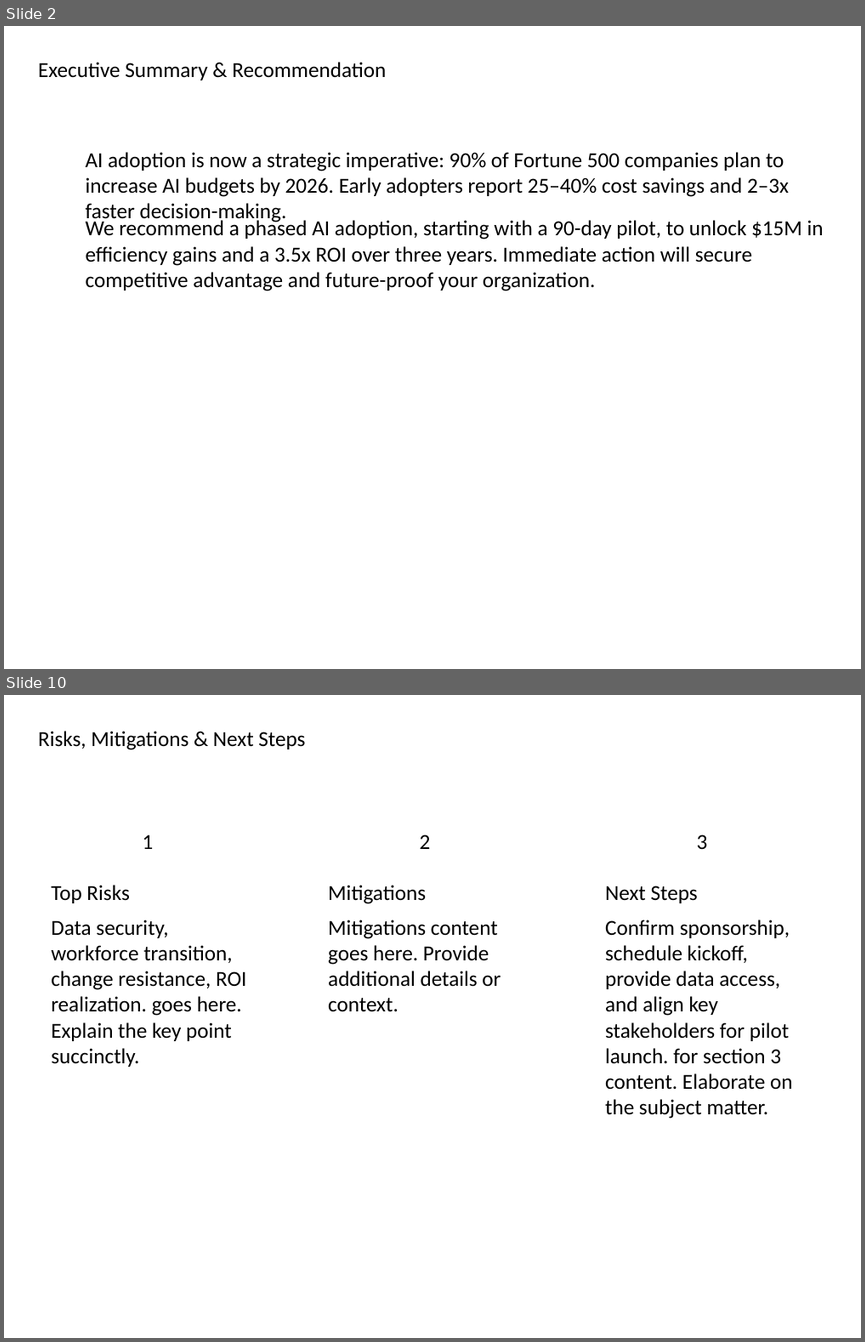
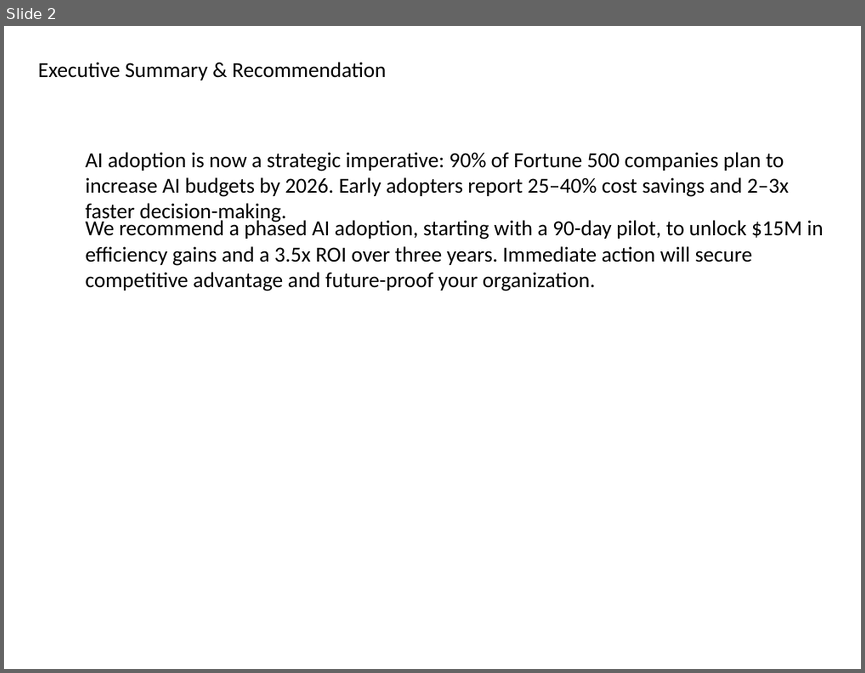
Before and after one commit to vedant1811/kenley-create-decks, a slide deck: src/lib/output/GeneratedPresentation.pptx. Shown one above the other, each under a label of ours: slides 2 and 10 before the commit, slide 2 after it; the slides between them are not shown. The pictures are 865x1342 and 865x673 pixels, drawn with LibreOffice and Linux fonts; fonts in the diff are those of the drawing. Boxes give left, top, right and bottom in pixels: in the first picture for what was removed or moved away, otherwise in the second. Text is boxed around its words. In the diff, an @@ line names an element or a change of style, - is before the commit and + after.

```diff
--- a/src/lib/output/GeneratedPresentation.pptx
+++ b/src/lib/output/GeneratedPresentation.pptx
@@ slide 10 removed at box(4, 695, 861, 1338), background #FFFFFF @@
@@ text removed at box(38, 731, 305, 750) @@
-Risks, Mitigations & Next Steps
@@ text removed at box(143, 834, 154, 849) @@
-1
@@ text removed at box(420, 834, 431, 849) @@
-2
@@ text removed at box(697, 834, 708, 849) @@
-3
@@ text removed at box(51, 885, 129, 903) @@
-Top Risks
@@ text removed at box(328, 885, 426, 904) @@
-Mitigations
@@ text removed at box(605, 885, 698, 903) @@
-Next Steps
@@ text removed at box(51, 919, 246, 1041) @@
-Data security, workforce transition, change resistance, ROI realization. goes here. Explain the key point succinctly.
@@ text removed at box(328, 919, 500, 1011) @@
-Mitigations content goes here. Provide additional details or context.
@@ text removed at box(605, 919, 793, 1118) @@
-Confirm sponsorship, schedule kickoff, provide data access, and align key stakeholders for pilot launch. for section 3 content. Elaborate on the subject matter.
```
Also in this commit, not shown: 7 slides changed, 2 slides added, 1 other slide removed, 3 other files.
